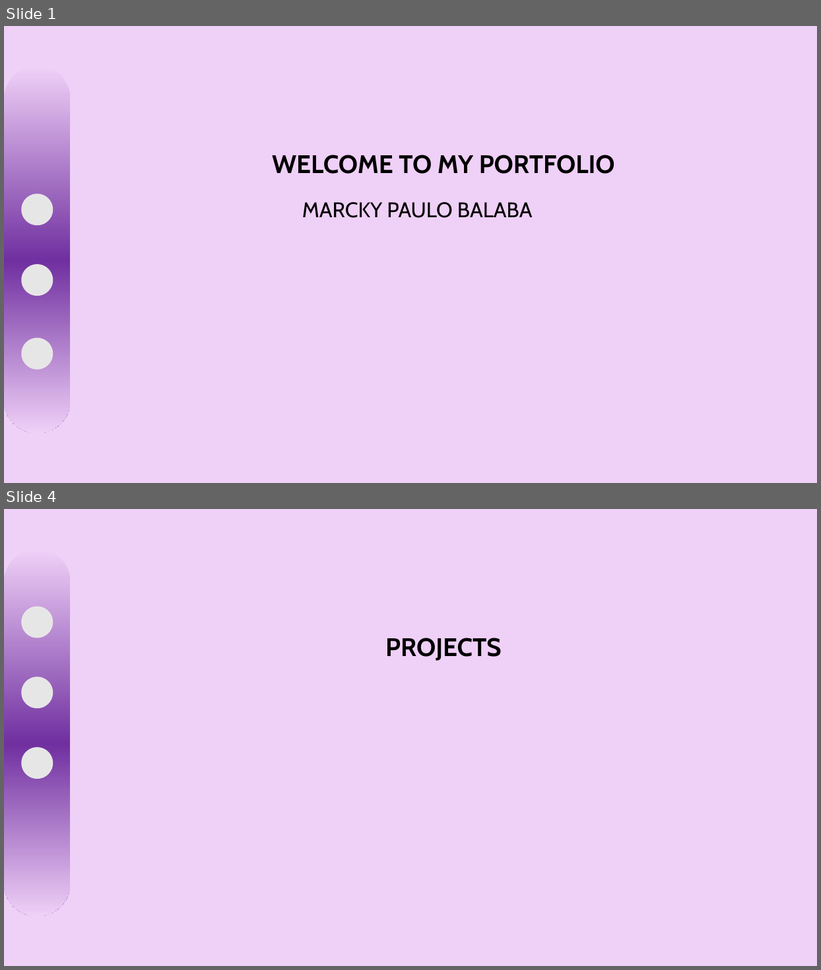
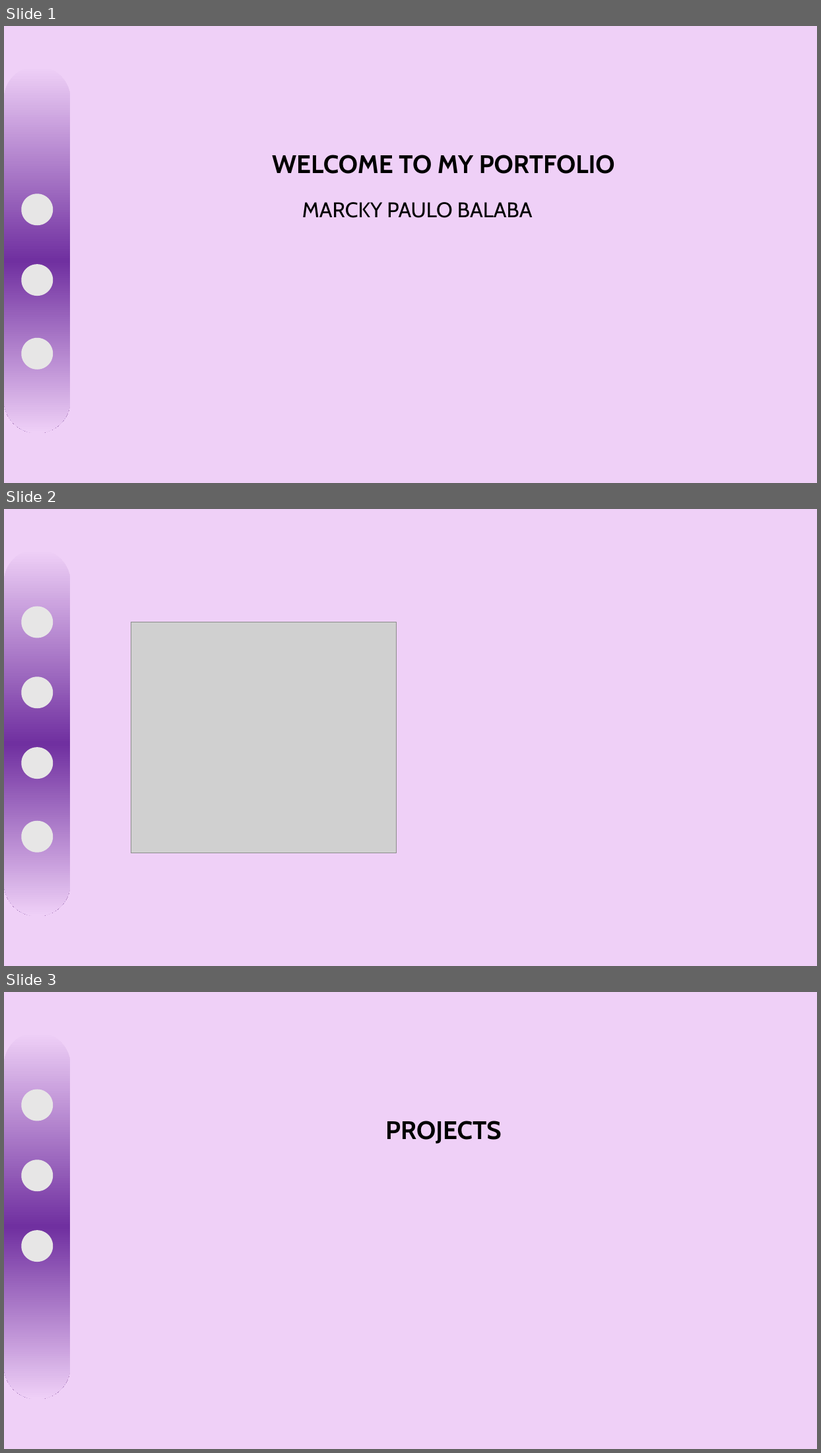
Before and after one commit to PauloMarcky/PORTFOLIO, a slide deck: LAYOUT_PORTFOLIO.pptx. Shown one above the other, each under a label of ours: slides 1 and 4 before the commit, slides 1, 2 and 3 after it; the slides between them are not shown. The pictures are 821x970 and 821x1453 pixels, drawn with LibreOffice and Linux fonts; fonts in the diff are those of the drawing; grey boxes stand for pictures. Boxes give left, top, right and bottom in pixels: in the first picture for what was removed or moved away, otherwise in the second. Text is boxed around its words. In the diff, an @@ line names an element or a change of style, - is before the commit and + after.

```diff
--- a/LAYOUT_PORTFOLIO.pptx
+++ b/LAYOUT_PORTFOLIO.pptx
@@ slide 2 added at box(4, 509, 817, 966), background #EFD0F7 @@
@@ rounded rectangle added at box(4, 549, 71, 916), fill gradient #EFD0F7 to #7030A0 @@
@@ ellipse added at box(21, 607, 53, 638), fill #E7E6E6 @@
@@ picture added at box(131, 622, 396, 854) @@
@@ ellipse added at box(21, 677, 53, 708), fill #E7E6E6 @@
@@ ellipse added at box(21, 747, 53, 779), fill #E7E6E6 @@
@@ ellipse added at box(21, 821, 53, 853), fill #E7E6E6 @@
@@ what was slide 4 is now slide 3 @@
```
Also in this commit, not shown: 2 slides removed, 7 other files.
